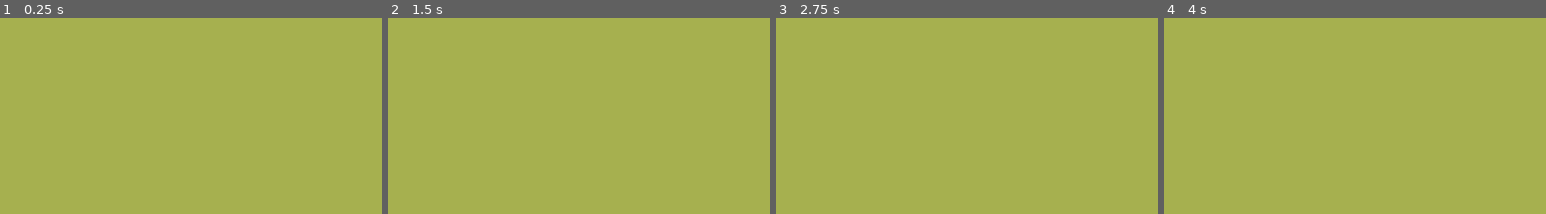
Above: before the commit, frames 1-4 (left to right).
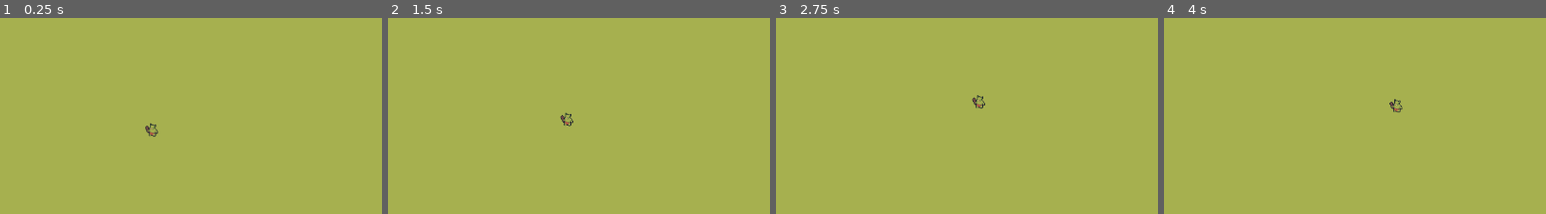
Above: after the commit, the same moments.

Repository: Nafa93/tower-defense
Game: Godot game, scene res://Scenes/Levels/first_level.tscn
Two runs of this game, one before a commit and one after it. Both use one fixed random seed, a clock stepped at 60 frames per second and the inputs below. This scene is started directly instead of the project's main scene.
Inputs (mouse positions are % of the whole screen's width and height, from its top left):
- Up to frame 1 (0.25 s): no input
- Up to frame 2 (1.5 s): tap Enter at 0.5 s; move the mouse to (72, 41) at 0.52 s; tap Space at 1.25 s; move the mouse to (30, 52) at 1.27 s
- Up to frame 3 (2.75 s): tap Enter at 2 s; move the mouse to (60, 22) at 2.02 s
- Up to frame 4 (4 s): move the mouse to (45, 68) at 2.77 s; tap Space at 3.5 s; move the mouse to (80, 63) at 3.52 s
The pictures show only the part of the screen within x 0-50%, y 39-89%; the shares and areas given below are measured in that part.

The runs differ from the first frame. In frame 1, 0.1% of the frame differs, in the area x 38-42%, y 53-61%; in frame 2, 0.1%; in frame 3, 0.1%; in frame 4, 0.1%.

Commit message:
Added first unit test

Diff:
--- /dev/null
+++ b/tower-defense/Assets/Ant/Ant.tres
@@ -0,0 +1,106 @@
+[gd_resource type="SpriteFrames" format=3 uid="uid://ch6tmyxe337ha"]
+
+[ext_resource type="Texture2D" uid="uid://cly3c8qqgwp62" path="res://Assets/Ant/S_Walk.png" id="1_tlm8m"]
+[ext_resource type="Texture2D" uid="uid://cyfm6t51cus1g" path="res://Assets/Ant/U_Walk.png" id="2_ieiue"]
+
+[sub_resource type="AtlasTexture" id="AtlasTexture_bihlq"]
+atlas = ExtResource("1_tlm8m")
+region = Rect2(0, 0, 48, 48)
+
+[sub_resource type="AtlasTexture" id="AtlasTexture_l33nv"]
+atlas = ExtResource("1_tlm8m")
+region = Rect2(48, 0, 48, 48)
+
+[sub_resource type="AtlasTexture" id="AtlasTexture_vefqm"]
+atlas = ExtResource("1_tlm8m")
+region = Rect2(96, 0, 48, 48)
+
+[sub_resource type="AtlasTexture" id="AtlasTexture_jlolv"]
+atlas = ExtResource("1_tlm8m")
+region = Rect2(144, 0, 48, 48)
+
+[sub_resource type="AtlasTexture" id="AtlasTexture_sdidh"]
+atlas = ExtResource("1_tlm8m")
+region = Rect2(192, 0, 48, 48)
+
+[sub_resource type="AtlasTexture" id="AtlasTexture_idxh6"]
+atlas = ExtResource("1_tlm8m")
+region = Rect2(240, 0, 48, 48)
+
+[sub_resource type="AtlasTexture" id="AtlasTexture_7bvmj"]
+atlas = ExtResource("2_ieiue")
+region = Rect2(0, 0, 48, 48)
+
+[sub_resource type="AtlasTexture" id="AtlasTexture_ciwns"]
+atlas = ExtResource("2_ieiue")
+region = Rect2(48, 0, 48, 48)
+
+[sub_resource type="AtlasTexture" id="AtlasTexture_vl6yg"]
+atlas = ExtResource("2_ieiue")
+region = Rect2(96, 0, 48, 48)
+
+[sub_resource type="AtlasTexture" id="AtlasTexture_3px7m"]
+atlas = ExtResource("2_ieiue")
+region = Rect2(144, 0, 48, 48)
+
+[sub_resource type="AtlasTexture" id="AtlasTexture_2e008"]
+atlas = ExtResource("2_ieiue")
+region = Rect2(192, 0, 48, 48)
+
+[sub_resource type="AtlasTexture" id="AtlasTexture_7wifa"]
+atlas = ExtResource("2_ieiue")
+region = Rect2(240, 0, 48, 48)
+
+[resource]
+animations = [{
+"frames": [],
+"loop": true,
+"name": &"down_walk",
+"speed": 5.0
+}, {
+"frames": [{
+"duration": 1.0,
+"texture": SubResource("AtlasTexture_bihlq")
+}, {
+"duration": 1.0,
+"texture": SubResource("AtlasTexture_l33nv")
+}, {
+"duration": 1.0,
+"texture": SubResource("AtlasTexture_vefqm")
+}, {
+"duration": 1.0,
+"texture": SubResource("AtlasTexture_jlolv")
+}, {
+"duration": 1.0,
+"texture": SubResource("AtlasTexture_sdidh")
+}, {
+"duration": 1.0,
+"texture": SubResource("AtlasTexture_idxh6")
+}],
+"loop": true,
+"name": &"side_walk",
+"speed": 5.0
+}, {
+"frames": [{
+"duration": 1.0,
+"texture": SubResource("AtlasTexture_7bvmj")
+}, {
+"duration": 1.0,
+"texture": SubResource("AtlasTexture_ciwns")
+}, {
+"duration": 1.0,
+"texture": SubResource("AtlasTexture_vl6yg")
+}, {
+"duration": 1.0,
+"texture": SubResource("AtlasTexture_3px7m")
+}, {
+"duration": 1.0,
+"texture": SubResource("AtlasTexture_2e008")
+}, {
+"duration": 1.0,
+"texture": SubResource("AtlasTexture_7wifa")
+}],
+"loop": true,
+"name": &"up_walk",
+"speed": 5.0
+}]
--- /dev/null
+++ b/tower-defense/Scenes/Components/Attack/Behaviors/melee_attack_behavior.tscn
@@ -0,0 +1,6 @@
+[gd_scene format=3 uid="uid://yjidjb8yhdmn"]
+
+[ext_resource type="Script" uid="uid://dn014j1lqimbl" path="res://Scenes/Components/Attack/Behaviors/melee_attack_behavior.gd" id="1_jllrs"]
+
+[node name="MeleeAttackBehavior" type="Node" unique_id=1411046321]
+script = ExtResource("1_jllrs")
--- /dev/null
+++ b/tower-defense/Scenes/Components/Attack/attack_component.tscn
@@ -0,0 +1,6 @@
+[gd_scene format=3 uid="uid://t7di3gjb002a"]
+
+[ext_resource type="Script" uid="uid://bkh43byatmdt8" path="res://Scenes/Components/Attack/attack_component.gd" id="1_bkfat"]
+
+[node name="AttackComponent" type="Node" unique_id=953929561]
+script = ExtResource("1_bkfat")
--- /dev/null
+++ b/tower-defense/Scenes/Components/Defense/defense_component.tscn
@@ -0,0 +1,6 @@
+[gd_scene format=3 uid="uid://d0apdygvikdst"]
+
+[ext_resource type="Script" uid="uid://csou26gp1sp7j" path="res://Scenes/Components/Defense/defense_component.gd" id="1_s4vms"]
+
+[node name="DefenseComponent" type="Node" unique_id=379233599]
+script = ExtResource("1_s4vms")
--- /dev/null
+++ b/tower-defense/Scenes/Components/Health/health_component.tscn
@@ -0,0 +1,6 @@
+[gd_scene format=3 uid="uid://bggxuihbg0xfw"]
+
+[ext_resource type="Script" uid="uid://dd7iif1qtoer" path="res://Scenes/Components/Health/health_component.gd" id="1_0tlno"]
+
+[node name="HealthComponent" type="Node" unique_id=1353365355]
+script = ExtResource("1_0tlno")
--- a/tower-defense/Scenes/Shared/movement_component.gd
+++ b/tower-defense/Scenes/Components/Movement/movement_component.gd
@@ -1,7 +1,7 @@
 class_name MovementComponent
 extends Node
 
-@export var movement_speed: int = 1
+@export var movement_speed: int = 40
 
 func move_toward(position: Vector2, delta: float) -> void:
 	var moving_unit := owner as Node2D
@@ -9,6 +9,8 @@
 	if moving_unit == null:
 		return
 
+	print("Moving towards: x:%d, y:%d" % [position.x, position.y])
+
 	moving_unit.global_position = moving_unit.global_position.move_toward(
 		position,
 		movement_speed * delta
--- /dev/null
+++ b/tower-defense/Scenes/Components/Movement/movement_component.tscn
@@ -0,0 +1,6 @@
+[gd_scene format=3 uid="uid://c4ajyr0ncur6k"]
+
+[ext_resource type="Script" uid="uid://dxubjdrfhsgun" path="res://Scenes/Components/Movement/movement_component.gd" id="1_1017m"]
+
+[node name="MovementComponent" type="Node" unique_id=960796283]
+script = ExtResource("1_1017m")
--- a/tower-defense/Scenes/Levels/first_level.tscn
+++ b/tower-defense/Scenes/Levels/first_level.tscn
@@ -1,6 +1,7 @@
 [gd_scene format=4 uid="uid://ce4kanpmo2ib7"]
 
 [ext_resource type="Texture2D" uid="uid://dteaucx7nhxp2" path="res://Assets/fields_tileset.png" id="1_pop6l"]
+[ext_resource type="PackedScene" uid="uid://ctkdpwcyeclcs" path="res://Scenes/Units/Ant/ant.tscn" id="2_i5tww"]
 
 [sub_resource type="TileSetAtlasSource" id="TileSetAtlasSource_1hxo4"]
 texture = ExtResource("1_pop6l")
@@ -79,3 +80,6 @@
 [node name="TileMapLayer" type="TileMapLayer" parent="." unique_id=90230958]
 tile_map_data = PackedByteArray("AAAAAAAAAAAFAAQAAAAAAAEAAAAFAAQAAAAAAAIAAAAFAAQAAAAAAAMAAAAFAAQAAAAAAAQAAAAFAAQAAAAAAA …(14640 unchanged characters)…
 tile_set = SubResource("TileSet_jyk0f")
+
+[node name="Ant" parent="." unique_id=1709118298 instance=ExtResource("2_i5tww")]
+position = Vector2(246, 501)
--- a/tower-defense/Scenes/Unit/unit.gd
+++ /dev/null
@@ -1,5 +0,0 @@
-class_name Unit
-extends Resource
-
-@export var name: String
-@export var image: String
--- /dev/null
+++ b/tower-defense/Scenes/Units/Ant/ant.gd
@@ -0,0 +1,17 @@
+extends Node2D
+
+@export var health_component: HealthComponent
+@export var attack_component: AttackComponent
+@export var defense_component: DefenseComponent
+@export var movement_component: MovementComponent
+
+# Called when the node enters the scene tree for the first time.
+func _ready() -> void:
+	pass # Replace with function body.
+
+
+# Called every frame. 'delta' is the elapsed time since the previous frame.
+func _process(delta: float) -> void:
+	var world_pos: Vector2 = get_global_mouse_position()
+
+	movement_component.move_toward(world_pos, delta)
--- /dev/null
+++ b/tower-defense/Scenes/Units/Ant/ant.tscn
@@ -0,0 +1,31 @@
+[gd_scene format=3 uid="uid://ctkdpwcyeclcs"]
+
+[ext_resource type="SpriteFrames" uid="uid://ch6tmyxe337ha" path="res://Assets/Ant/Ant.tres" id="1_8j3x8"]
+[ext_resource type="Script" uid="uid://cucbbgbty57ax" path="res://Scenes/Units/Ant/ant.gd" id="1_dbju1"]
+[ext_resource type="PackedScene" uid="uid://t7di3gjb002a" path="res://Scenes/Components/Attack/attack_component.tscn" id="2_pus7u"]
+[ext_resource type="PackedScene" uid="uid://d0apdygvikdst" path="res://Scenes/Components/Defense/defense_component.tscn" id="3_thvls"]
+[ext_resource type="PackedScene" uid="uid://bggxuihbg0xfw" path="res://Scenes/Components/Health/health_component.tscn" id="4_dbju1"]
+[ext_resource type="PackedScene" uid="uid://c4ajyr0ncur6k" path="res://Scenes/Components/Movement/movement_component.tscn" id="5_f05d0"]
+[ext_resource type="PackedScene" uid="uid://yjidjb8yhdmn" path="res://Scenes/Components/Attack/Behaviors/melee_attack_behavior.tscn" id="6_thvls"]
+
+[node name="Ant" type="Node2D" unique_id=1709118298 node_paths=PackedStringArray("health_component", "attack_component", "defense_component", "movement_component")]
+script = ExtResource("1_dbju1")
+health_component = NodePath("HealthComponent")
+attack_component = NodePath("AttackComponent")
+defense_component = NodePath("DefenseComponent")
+movement_component = NodePath("MovementComponent")
+
+[node name="AnimatedSprite2D" type="AnimatedSprite2D" parent="." unique_id=1631459727]
+sprite_frames = ExtResource("1_8j3x8")
+animation = &"side_walk"
+
+[node name="AttackComponent" parent="." unique_id=953929561 node_paths=PackedStringArray("attack_behavior") instance=ExtResource("2_pus7u")]
+attack_behavior = NodePath("../MeleeAttackBehavior")
+
+[node name="DefenseComponent" parent="." unique_id=379233599 instance=ExtResource("3_thvls")]
+
+[node name="HealthComponent" parent="." unique_id=1353365355 instance=ExtResource("4_dbju1")]
+
+[node name="MovementComponent" parent="." unique_id=960796283 instance=ExtResource("5_f05d0")]
+
+[node name="MeleeAttackBehavior" parent="." unique_id=1411046321 instance=ExtResource("6_thvls")]
Binary file added: tower-defense/Assets/Ant/D_Attack.png
Not shown, added: tower-defense/Assets/Ant/D_Attack.png.import
Binary file added: tower-defense/Assets/Ant/D_Death.png
Not shown, added: tower-defense/Assets/Ant/D_Death.png.import
Binary file added: tower-defense/Assets/Ant/D_Walk.png
Not shown, added: tower-defense/Assets/Ant/D_Walk.png.import
Binary file added: tower-defense/Assets/Ant/S_Attack.png
Not shown, added: tower-defense/Assets/Ant/S_Attack.png.import
Binary file added: tower-defense/Assets/Ant/S_Death.png
Not shown, added: tower-defense/Assets/Ant/S_Death.png.import
Binary file added: tower-defense/Assets/Ant/S_Walk.png
Not shown, added: tower-defense/Assets/Ant/S_Walk.png.import
(and 19 more such lines)
